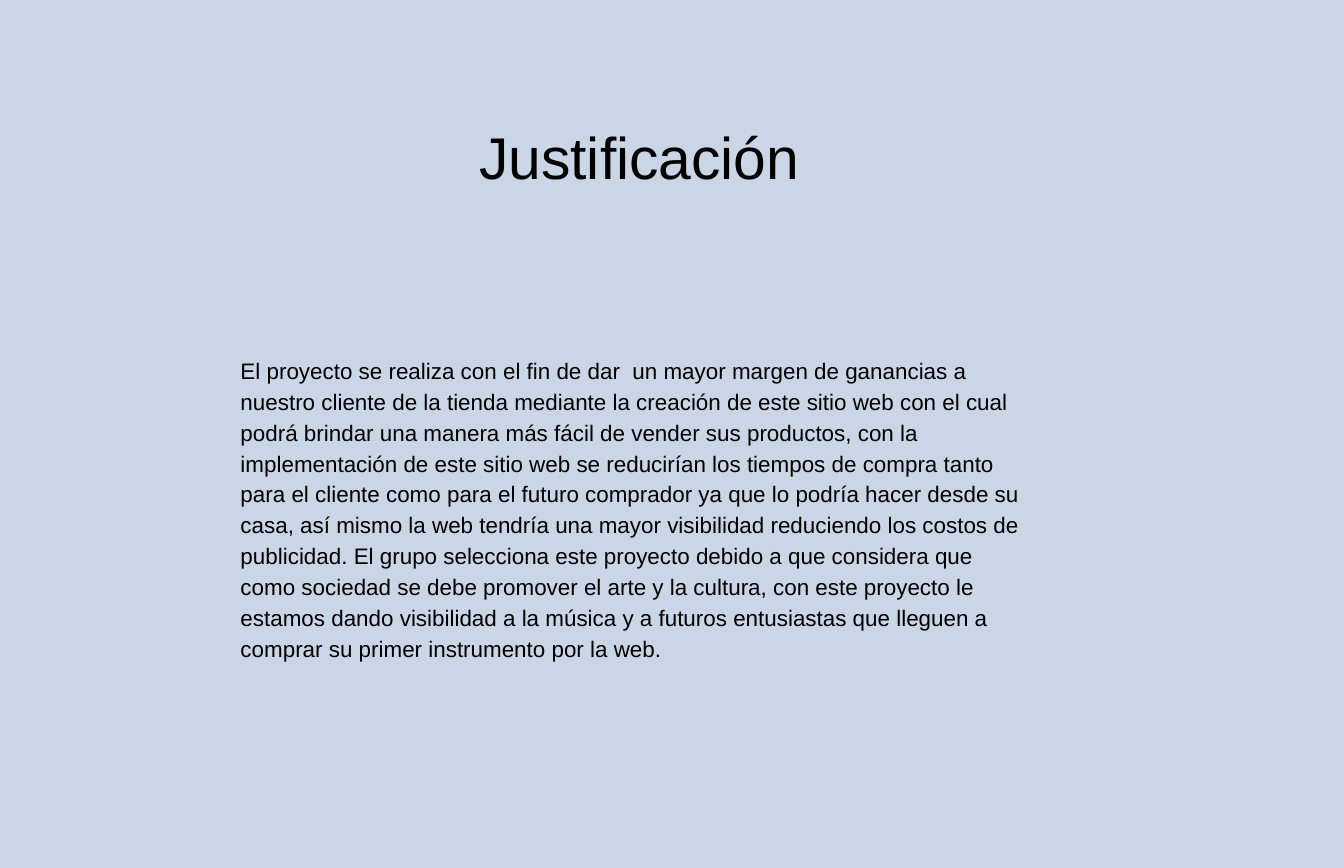
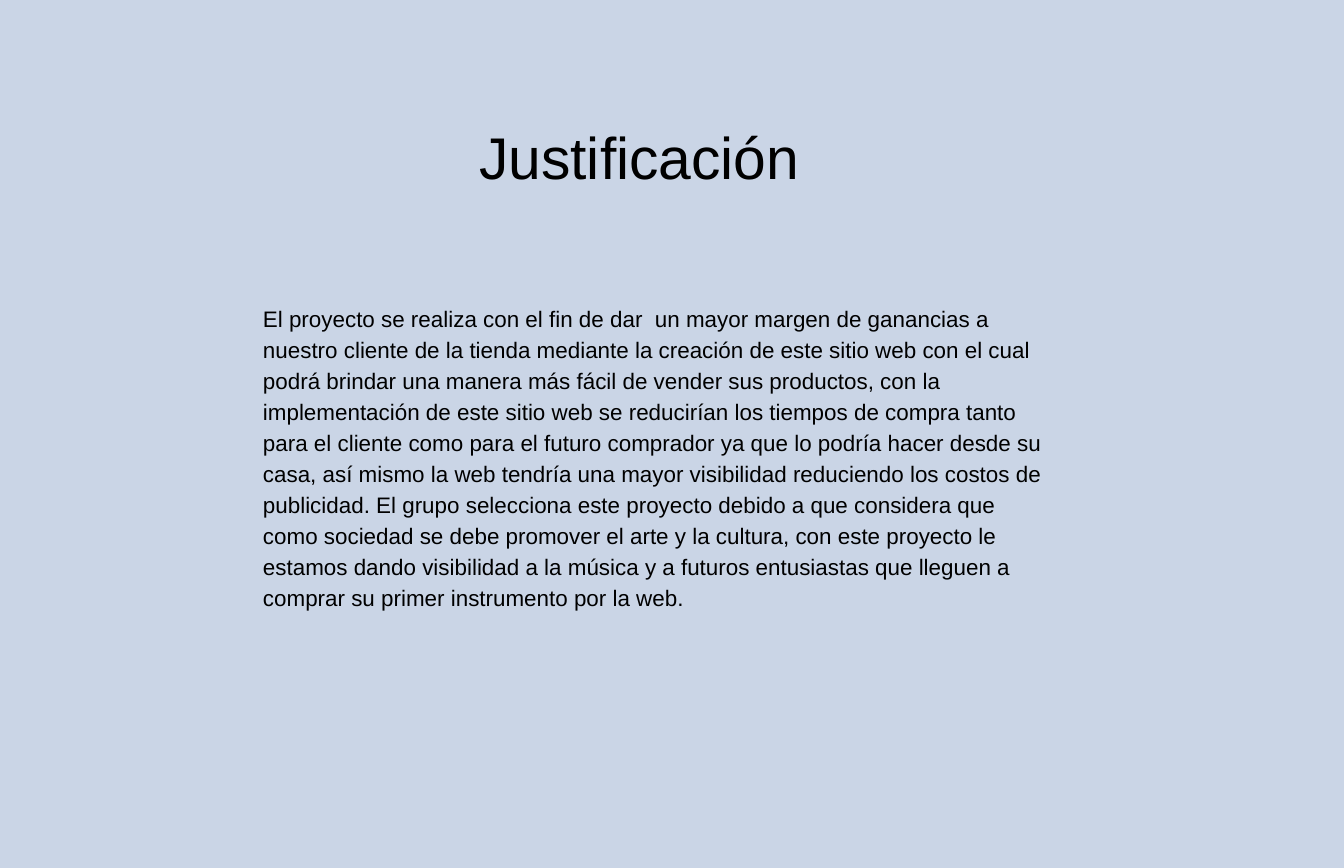
Before and after one commit to diego43372/instruments-sound, a slide deck: slide 5 of docs/trim 1/Presentacion_Proyecto.pptx. Drawn at 1344x868 pixels with LibreOffice and Linux fonts; fonts in the diff are those of the drawing. Boxes give left, top, right and bottom in pixels: in the first picture for what was removed or moved away, otherwise in the second. Text is boxed around its words. In the diff, an @@ line names an element or a change of style, - is before the commit and + after.

```diff
--- a/docs/trim 1/Presentacion_Proyecto.pptx
+++ b/docs/trim 1/Presentacion_Proyecto.pptx
@@ text "El proyecto se realiza con ...": place and size @@
-text "El proyecto se realiza con ..." at (240,362,1019,662)
+text "El proyecto se realiza con ..." at (263,310,1041,611)
```
Also in this commit, not shown: 5 other slides changed.
